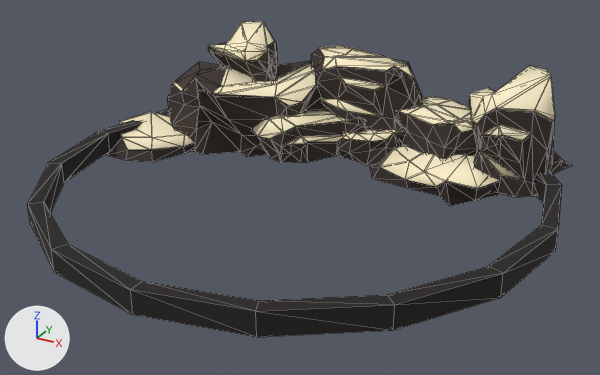
What one commit did to the glTF model ProjectPenguin/Models/Mountains.gltf.
Before and after are seen from a 50 mm lens placed at (57.4, -96.1, 52.6), pointed at (1.8, 5.0, 2.1). Every picture has the same lights, and +X, +Y and +Z are marked at lower left. Mesh edges are drawn as thin lines. Vertices at the same position are counted once.
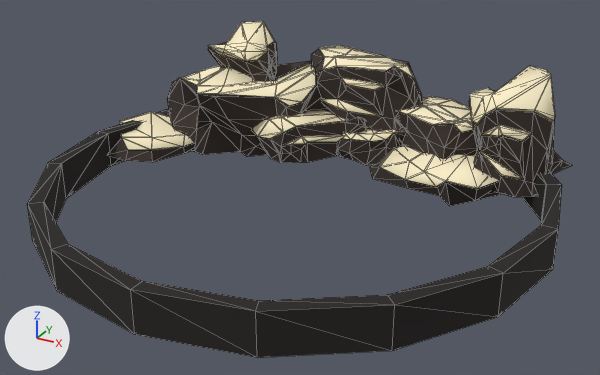
What differs and where, as boxes (x1, y1, x2, y2) in the pictures (600 x 375 px; the box of a moved part takes in the faces that stretch with it):
'Cube.023', reshaped (7% taller): before (27, 21, 572, 337); after (27, 21, 572, 358)
part 1 of me_cube_118, moved or reshaped: before (27, 62, 558, 337); after (27, 65, 558, 358)
part 2 of me_cube_118, surface changed (yellow to beige): (482, 152, 524, 179) in both

Diff of the bpy script that builds the scene:
```diff
--- a/ProjectPenguin/Models/Mountains.gltf.py
+++ b/ProjectPenguin/Models/Mountains.gltf.py
@@ me_cube_118 @@
 # used by ob_cube_023; location = (0.0, 0.0, 0.0)
-me_cube_118.from_pydata(...)  # 870 vertices, 1586 faces; spans x -41.1..39.7, y -32.7..46.4, z -0.5..19.9
+me_cube_118.from_pydata(...)  # 871 vertices, 1588 faces; spans x -41.1..39.7, y -32.7..46.4, z -2.7..19.9
+# me_cube_118 part 1
+# 1 vertex is removed from x -22.4, y 13.0, z 13.6
+# 8 faces are deleted
+# 32 vertices in x -39.4..39.7, y -32.7..46.4, z 0.0 move by (0.0, 0.0, -2.7)
+# 8 vertices move from x -30.5..-22.4, y 13.0..25.3, z 9.6..12.7 to x -30.5..-22.4, y 13.0..25.3, z 10.2..13.2
+# 2 vertices are added at (-22.4, 13.0, 10.9), (-27.0, 29.1, 11.8)
+# 10 new faces join them
+# me_cube_118 part 2: 1 kept faces spanning x 24.0..30.8, y 21.9..24.0, z 2.3..6.3 get new texture (UV) coordinates
 me_cube_118.materials.append(mat_sg_material)
```
